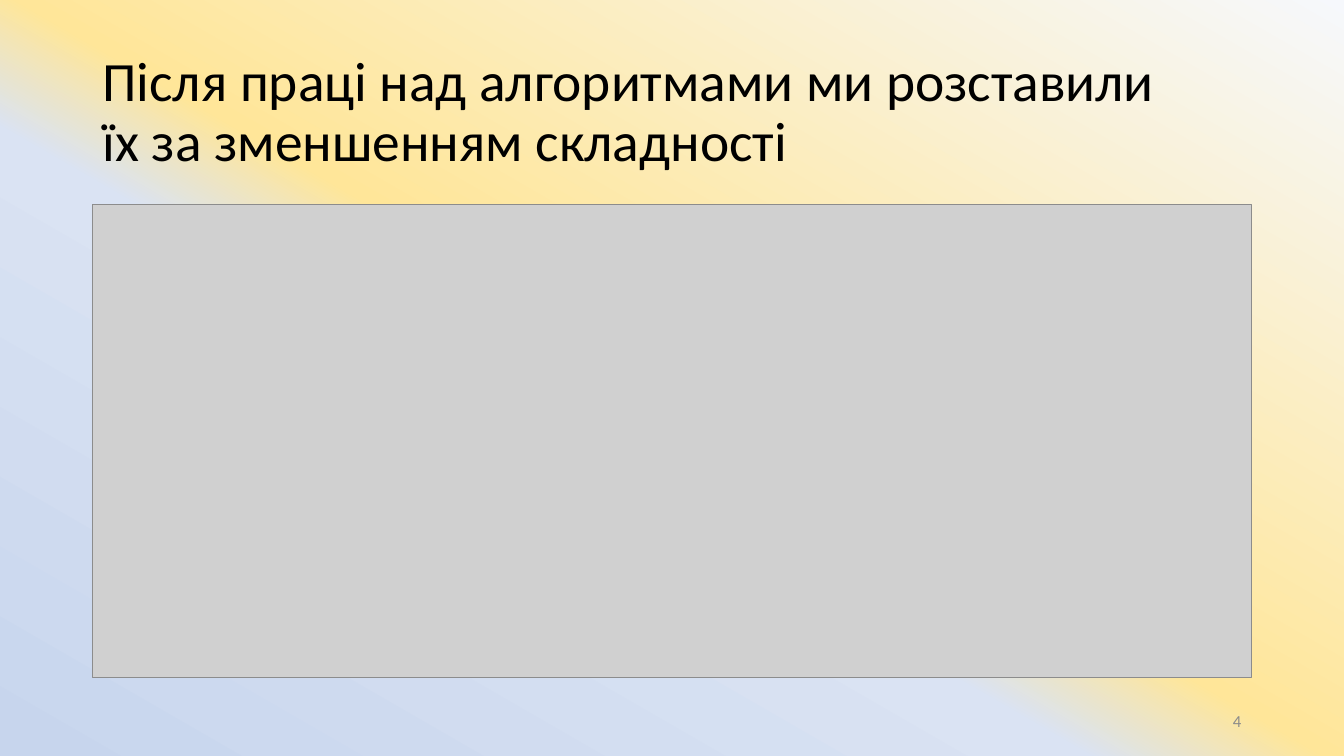
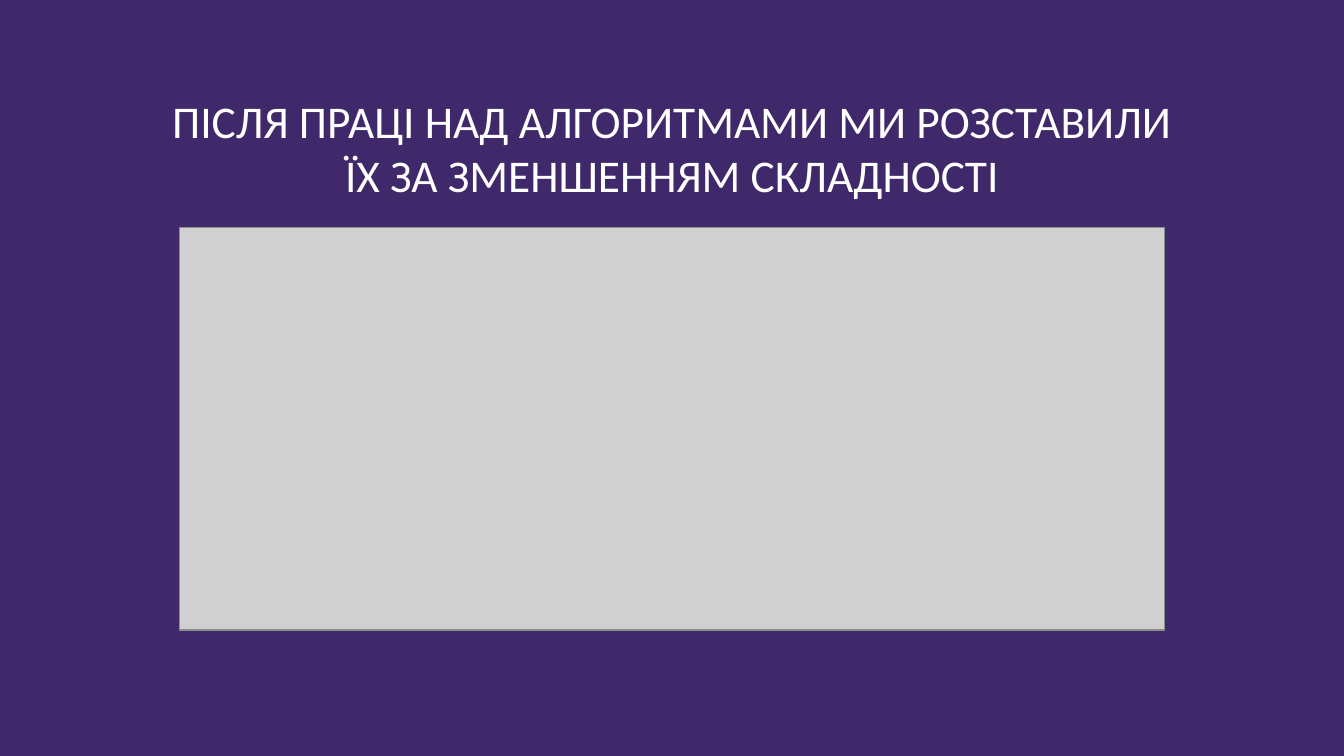
Before and after one commit to ArtemKlym/git_presentation, a slide deck: slide 8 of Git_1 part.pptx (slide 4 before the commit). Drawn at 1344x756 pixels with LibreOffice and Linux fonts; fonts in the diff are those of the drawing; grey boxes stand for pictures; background and template pictures are left out. Boxes give left, top, right and bottom in pixels: in the first picture for what was removed or moved away, otherwise in the second. Text is boxed around its words. In the diff, an @@ line names an element or a change of style, - is before the commit and + after.

```diff
--- a/Git_1 part.pptx
+++ b/Git_1 part.pptx
@@ background gradient #F6F8FC to #FFE699 to #DAE3F3 to #C7D5ED to picture (left out) @@
@@ title at bbox=[172, 108, 1171, 199]: text changed; size 39.6 to 32.4 pt; text colour #000000 to #FFFFFF @@
-Після праці над алгоритмами ми розставили
-їх за зменшенням складності
+ПІСЛЯ ПРАЦІ НАД АЛГОРИТМАМИ МИ РОЗСТАВИЛИ
+ЇХ ЗА ЗМЕНШЕННЯМ СКЛАДНОСТІ
@@ picture: place and size @@
-picture at bbox=[93, 205, 1252, 679]
+picture at bbox=[179, 228, 1165, 630]
@@ page number removed at bbox=[1233, 716, 1241, 727] @@
-4
```
Also in this commit, not shown: 6 other slides changed, 4 slides added.
